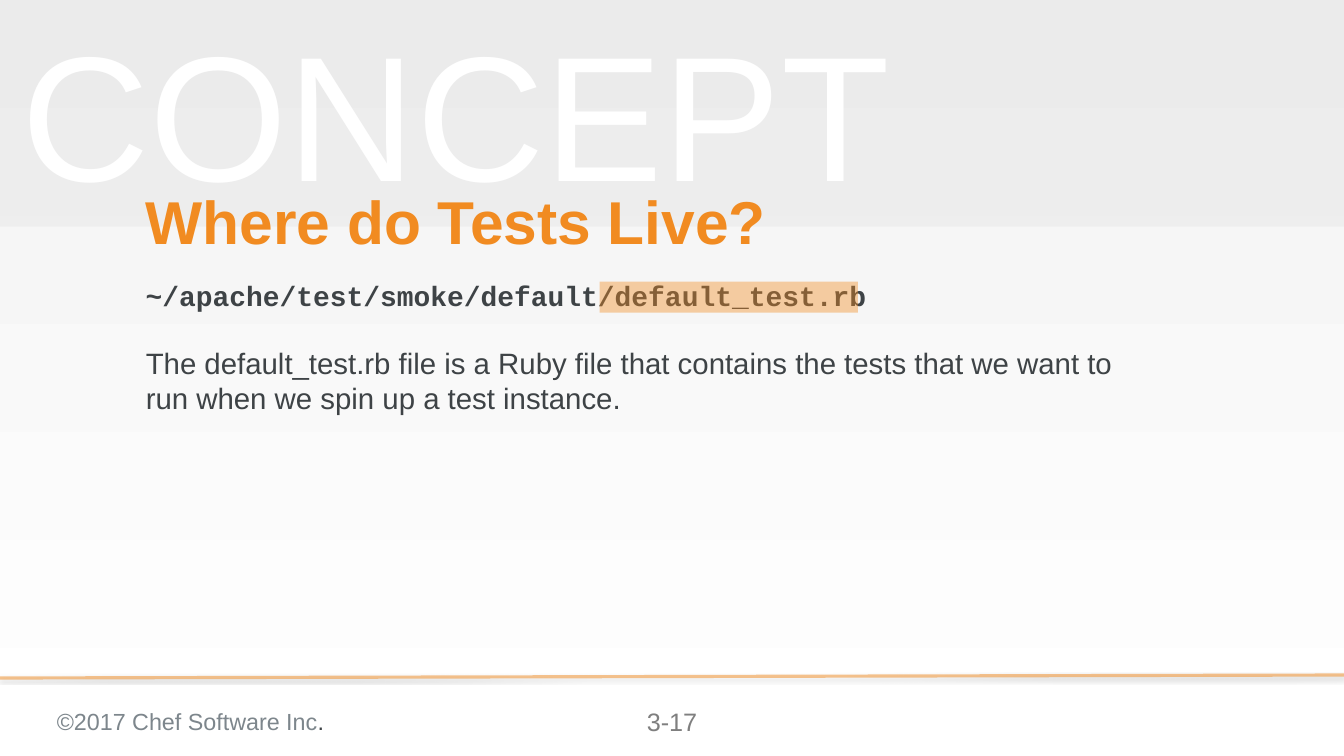
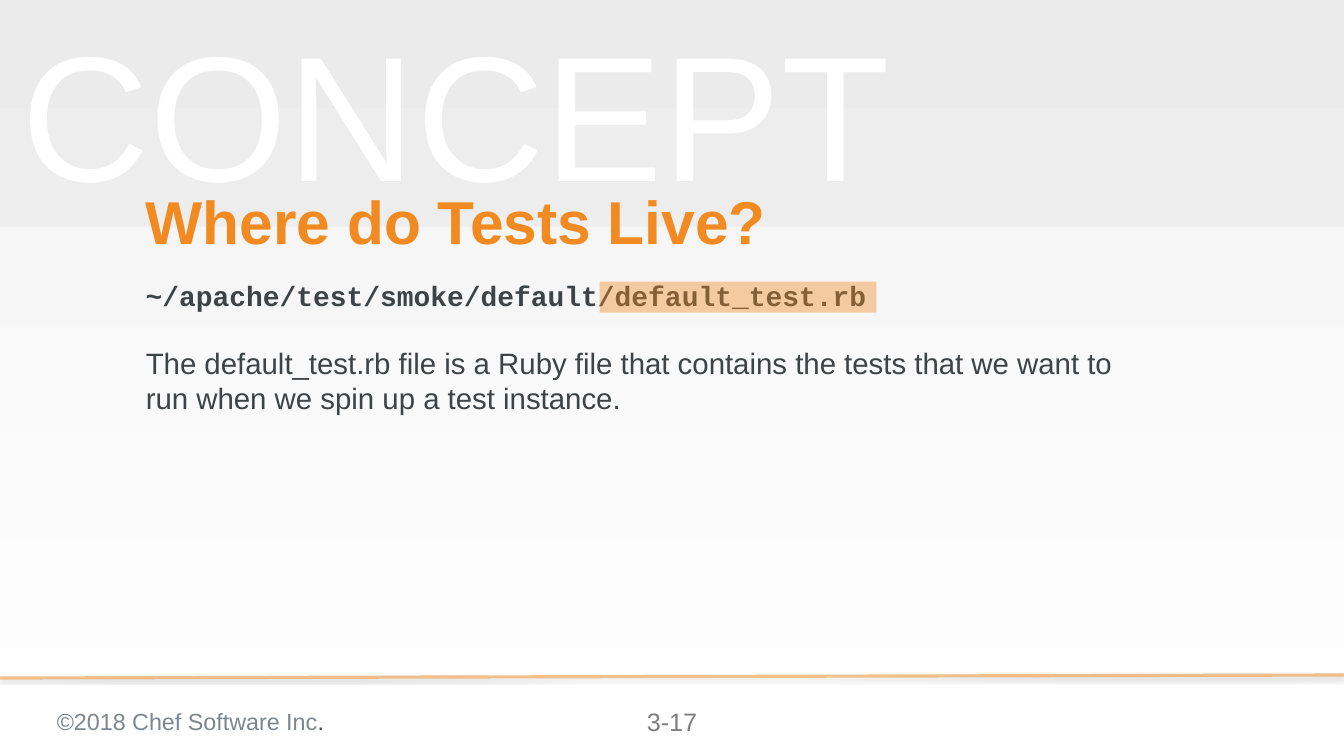
Before and after one commit to anidil18/chef-intermediate, a slide deck: slide 17 of 03-writing_a_test_first.pptx. Drawn at 1344x756 pixels with LibreOffice and Linux fonts; fonts in the diff are those of the drawing; background and template pictures are left out. Boxes give left, top, right and bottom in pixels: in the first picture for what was removed or moved away, otherwise in the second. Text is boxed around its words. In the diff, an @@ line names an element or a change of style, - is before the commit and + after.

```diff
--- a/03-writing_a_test_first.pptx
+++ b/03-writing_a_test_first.pptx
@@ rectangle: place and size @@
-rectangle at <box>599,282,858,313</box>
+rectangle at <box>599,282,876,313</box>
@@ text at <box>57,713,324,730</box>: text changed @@
-©2017 Chef Software Inc.
+©2018 Chef Software Inc.
```
Also in this commit, not shown: 55 other slides changed, 14 other files.
